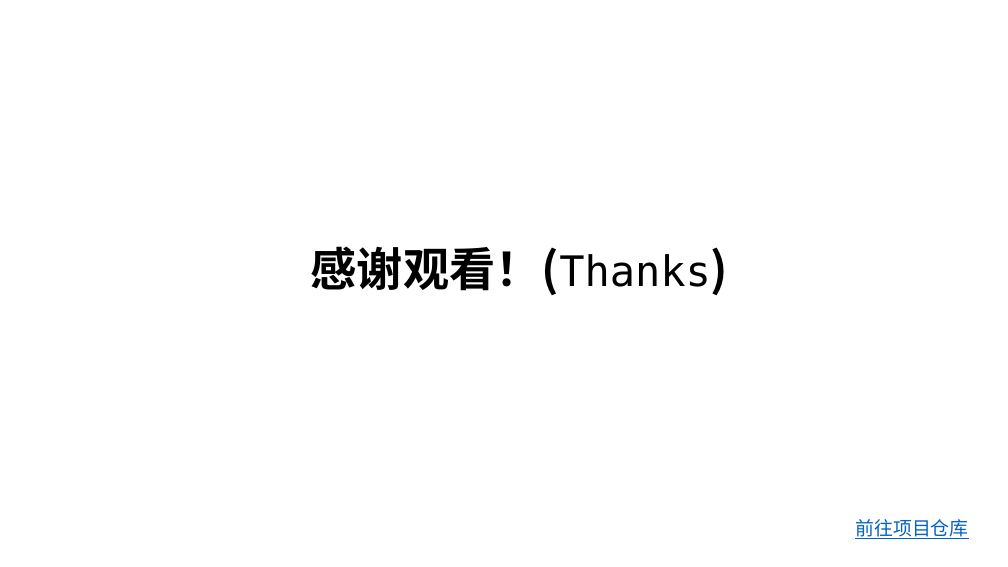
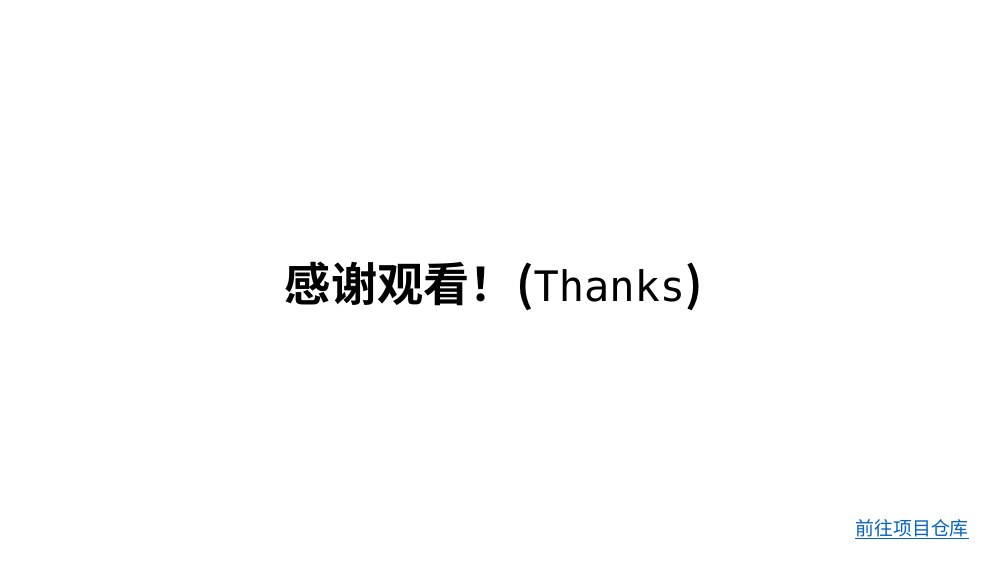
Before and after one commit to PostingMan/PostinTo, a slide deck: slide 25 of group-21-App.pptx. Drawn at 1008x567 pixels with LibreOffice and Linux fonts; fonts in the diff are those of the drawing. Boxes give left, top, right and bottom in pixels: in the first picture for what was removed or moved away, otherwise in the second. Text is boxed around its words. In the diff, an @@ line names an element or a change of style, - is before the commit and + after.

```diff
--- a/group-21-App.pptx
+++ b/group-21-App.pptx
@@ text "感谢观看！(Thanks)": place and size @@
-text "感谢观看！(Thanks)" at (311,246,711,295)
+text "感谢观看！(Thanks)" at (285,261,686,310)
```
Also in this commit, not shown: 20 other slides changed.
